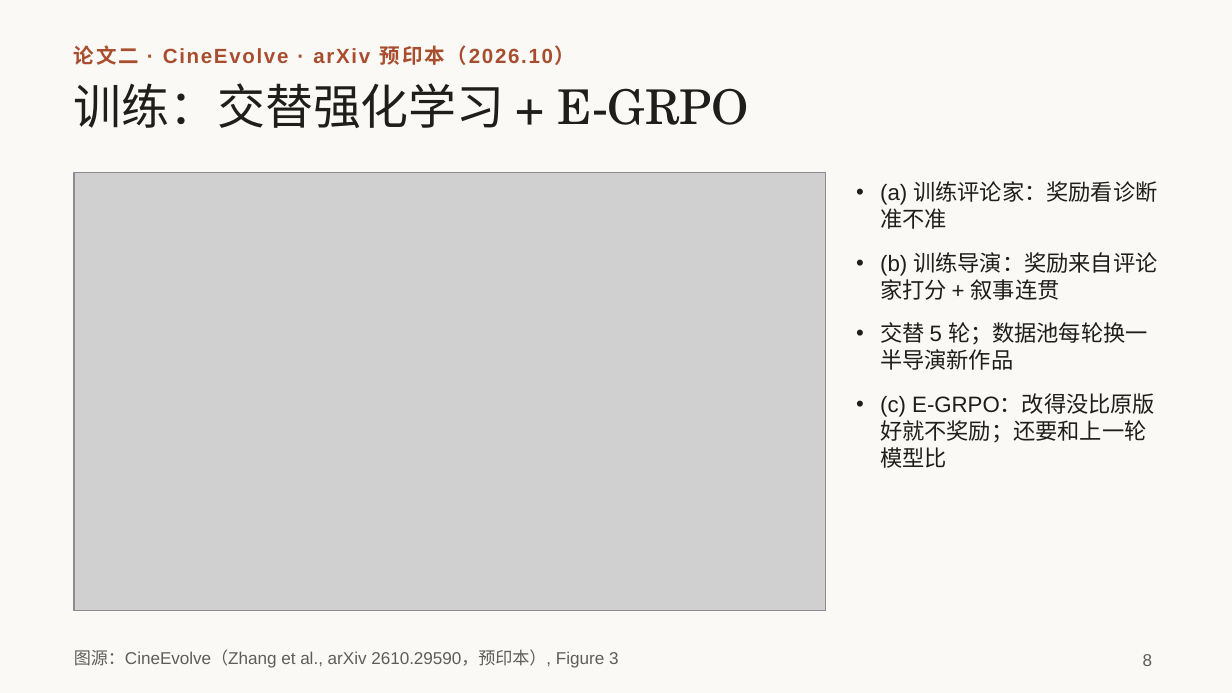
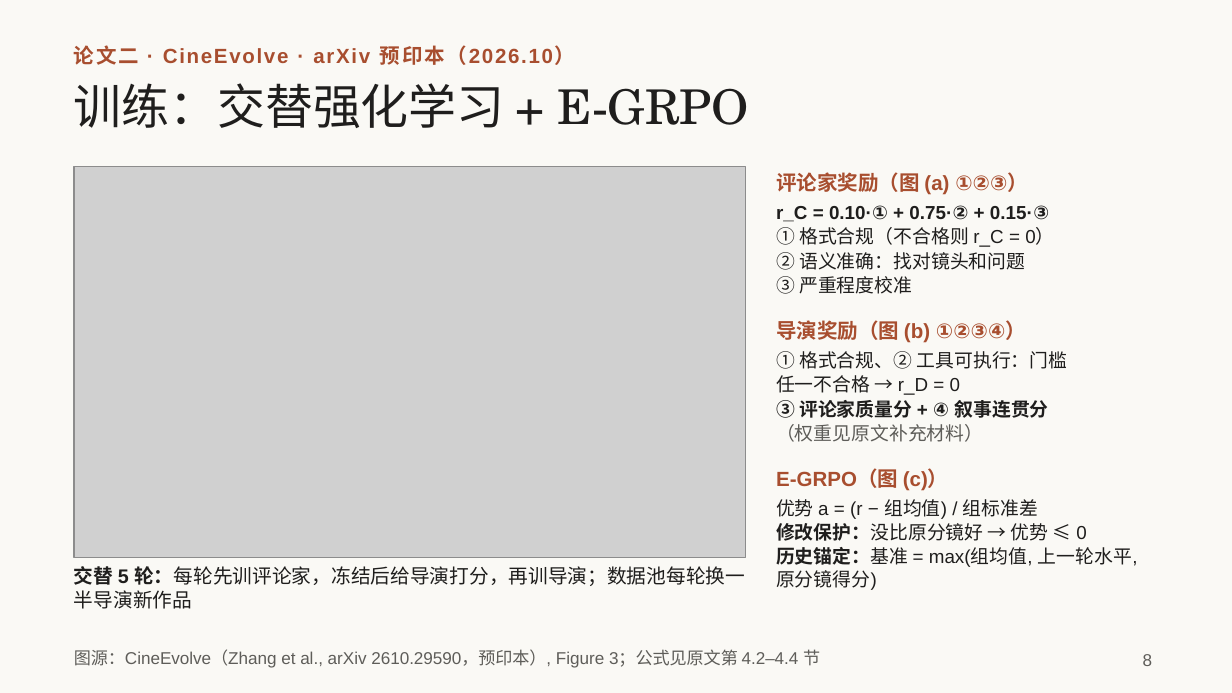
Before and after one commit to irving-2222/ICML, a slide deck: slide 8 of talk/研究分享_从多智能体协作到自进化.pptx. Drawn at 1232x693 pixels with LibreOffice and Linux fonts; fonts in the diff are those of the drawing; grey boxes stand for pictures. Boxes give left, top, right and bottom in pixels: in the first picture for what was removed or moved away, otherwise in the second. Text is boxed around its words. In the diff, an @@ line names an element or a change of style, - is before the commit and + after.

```diff
--- a/talk/研究分享_从多智能体协作到自进化.pptx
+++ b/talk/研究分享_从多智能体协作到自进化.pptx
@@ picture: place and size @@
-picture at box(74, 172, 825, 610)
+picture at box(74, 166, 745, 558)
@@ text added at box(776, 172, 1028, 195), 12 pt, text #A84E2F, bold @@
+评论家奖励（图 (a) ①②③）
@@ text added at box(776, 205, 1054, 294), 11 pt, text #1F1E1D @@
+r_C = 0.10·① + 0.75·② + 0.15·③
+① 格式合规（不合格则 r_C = 0）
+② 语义准确：找对镜头和问题
+③ 严重程度校准
@@ text added at box(776, 320, 1026, 343), 12 pt, text #A84E2F, bold @@
+导演奖励（图 (b) ①②③④）
@@ text added at box(776, 351, 1068, 442), 11 pt, text #1F1E1D @@
+① 格式合规、② 工具可执行：门槛
+任一不合格 → r_D = 0
+③ 评论家质量分 + ④ 叙事连贯分
+（权重见原文补充材料）
@@ text added at box(776, 470, 949, 491), 12 pt, text #A84E2F, bold @@
+E-GRPO（图 (c)）
@@ text added at box(776, 499, 1138, 590), 11 pt, text #1F1E1D @@
+优势 a = (r − 组均值) / 组标准差
+修改保护：没比原分镜好 → 优势 ≤ 0
+历史锚定：基准 = max(组均值, 上一轮水平, 原分镜得分)
@@ text at box(74, 566, 745, 609): text changed; size 13 to 11.5 pt @@
-• (a) 训练评论家：奖励看诊断准不准
-• (b) 训练导演：奖励来自评论家打分 + 叙事连贯
-• 交替 5 轮；数据池每轮换一半导演新作品
-• (c) E-GRPO：改得没比原版好就不奖励；还要和上一轮模型比
+交替 5 轮：每轮先训评论家，冻结后给导演打分，再训导演；数据池每轮换一半导演新作品
@@ text at box(74, 649, 820, 668): text changed @@
-图源：CineEvolve（Zhang et al., arXiv 2610.29590，预印本）, Figure 3
+图源：CineEvolve（Zhang et al., arXiv 2610.29590，预印本）, Figure 3；公式见原文第 4.2–4.4 节
```
